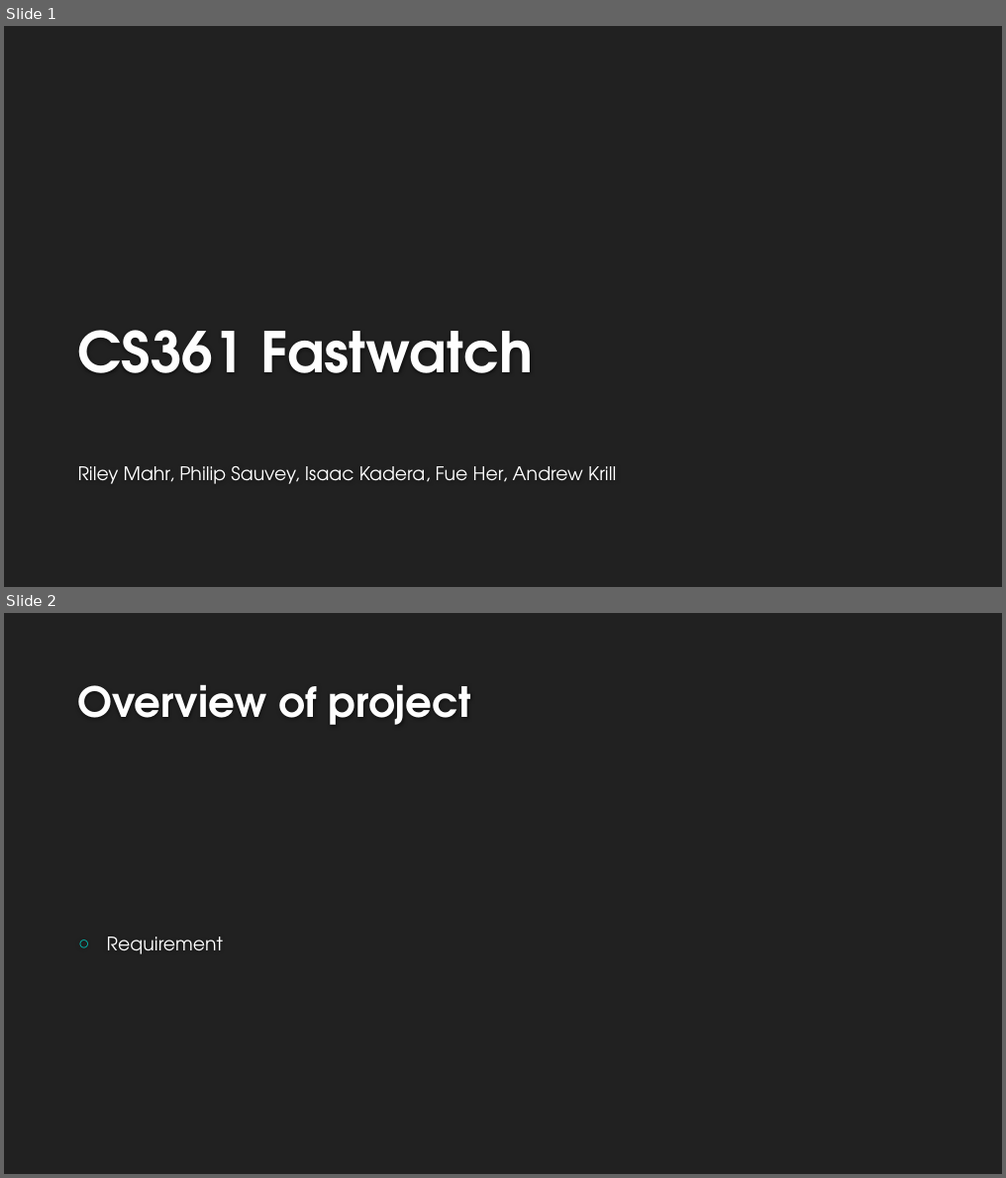
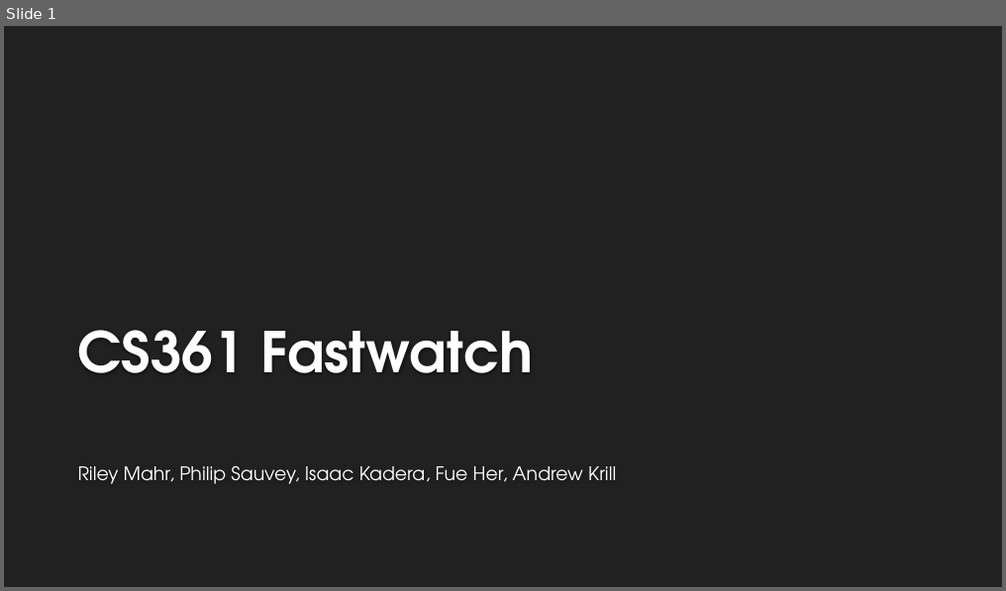
Before and after one commit to Fastwatch/FastWatch361, a slide deck: Artifacts/Presentation/Fastwatch.pptx. Shown one above the other, each under a label of ours: slides 1 and 2 before the commit, slide 1 after it. The pictures are 1006x1178 and 1006x591 pixels, drawn with LibreOffice and Linux fonts; fonts in the diff are those of the drawing; background and template pictures are left out. Boxes give left, top, right and bottom in pixels: in the first picture for what was removed or moved away, otherwise in the second. Text is boxed around its words. In the diff, an @@ line names an element or a change of style, - is before the commit and + after.

```diff
--- a/Artifacts/Presentation/Fastwatch.pptx
+++ b/Artifacts/Presentation/Fastwatch.pptx
@@ slide 2 removed at bbox=[4, 613, 1002, 1174], background #212121 @@
@@ title removed at bbox=[78, 684, 471, 725] @@
-Overview of project
@@ text removed at bbox=[107, 937, 223, 955] @@
-○ Requirement
```
Also in this commit, not shown: 3 slides changed, 2 slides added, 3 other slides removed, 1 other file.
